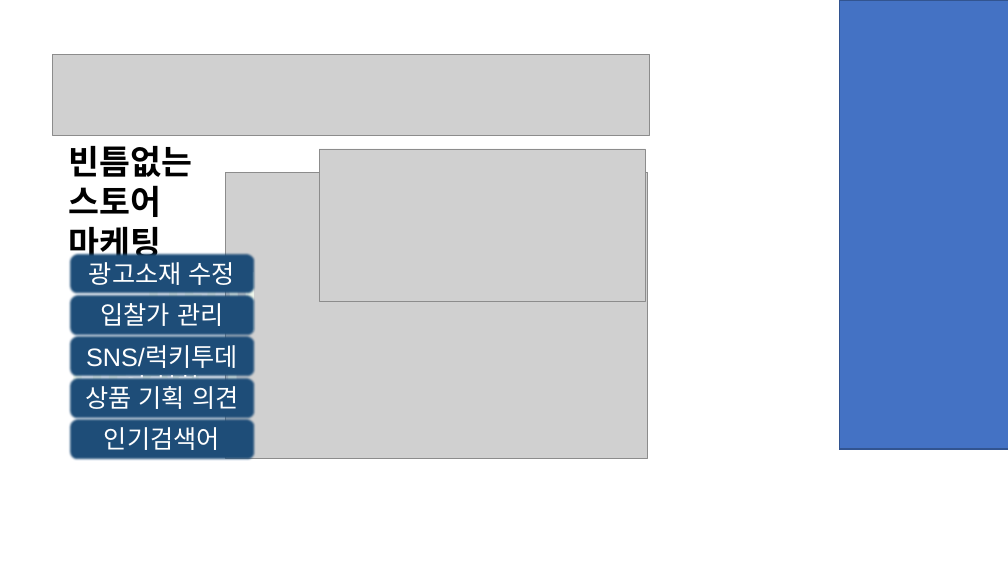
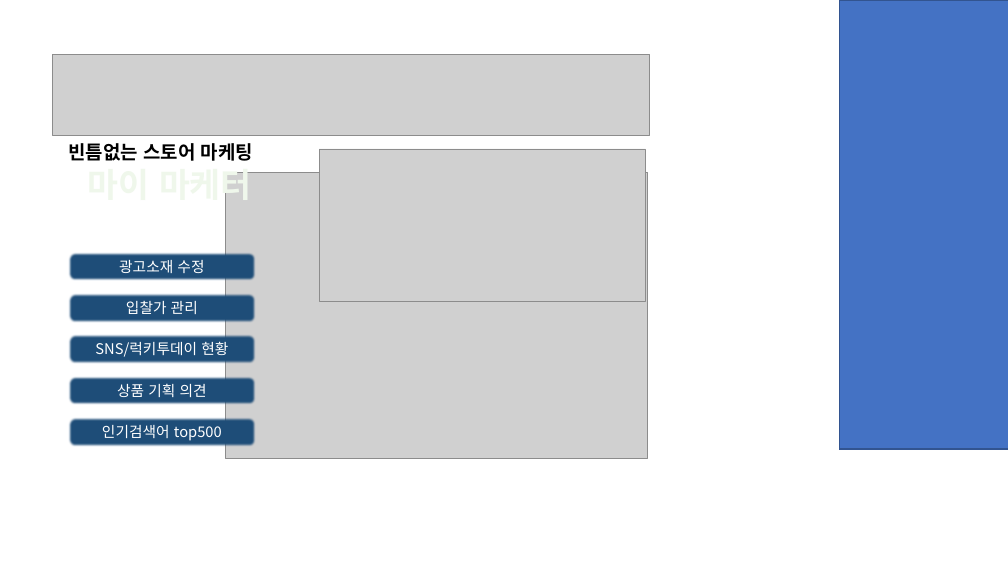
Before and after one commit to Soo92/mysite, a slide deck: slide 2 of ex/외주참고.pptx. Drawn at 1008x567 pixels with LibreOffice and Linux fonts; fonts in the diff are those of the drawing; grey boxes stand for pictures. Boxes give left, top, right and bottom in pixels: in the first picture for what was removed or moved away, otherwise in the second. Text is boxed around its words. In the diff, an @@ line names an element or a change of style, - is before the commit and + after.

```diff
--- a/ex/외주참고.pptx
+++ b/ex/외주참고.pptx
@@ text "빈틈없는 스토어 마케팅" at box(69, 143, 253, 207): size 32 to 18 pt in "빈틈없는 스토어 마케팅"; font Arial to Noto Sans CJK KR; size 60 to 32 pt in "마이 마케터" @@
@@ rounded rectangle "광고소재 수정": place and size @@
-rounded rectangle "광고소재 수정" at box(69, 253, 256, 295)
+rounded rectangle "광고소재 수정" at box(69, 253, 256, 281)
@@ rounded rectangle "입찰가 관리": place and size @@
-rounded rectangle "입찰가 관리" at box(69, 294, 256, 337)
+rounded rectangle "입찰가 관리" at box(69, 294, 256, 322)
@@ rounded rectangle "SNS/럭키투데이 현황": place and size @@
-rounded rectangle "SNS/럭키투데이 현황" at box(69, 335, 256, 377)
+rounded rectangle "SNS/럭키투데이 현황" at box(69, 335, 256, 363)
@@ rounded rectangle "상품 기획 의견": place and size @@
-rounded rectangle "상품 기획 의견" at box(69, 377, 256, 419)
+rounded rectangle "상품 기획 의견" at box(69, 377, 256, 405)
@@ size 24 to 14 pt, font Arial to Noto Sans CJK KR in 5 elements at box(69, 294, 256, 322), box(69, 335, 256, 363), box(69, 253, 256, 281), box(69, 377, 256, 405), box(69, 418, 256, 446) @@
@@ rounded rectangle "인기검색어 top500": place and size @@
-rounded rectangle "인기검색어 top500" at box(69, 418, 256, 461)
+rounded rectangle "인기검색어 top500" at box(69, 418, 256, 446)
```
Also in this commit, not shown: 44 other files.
